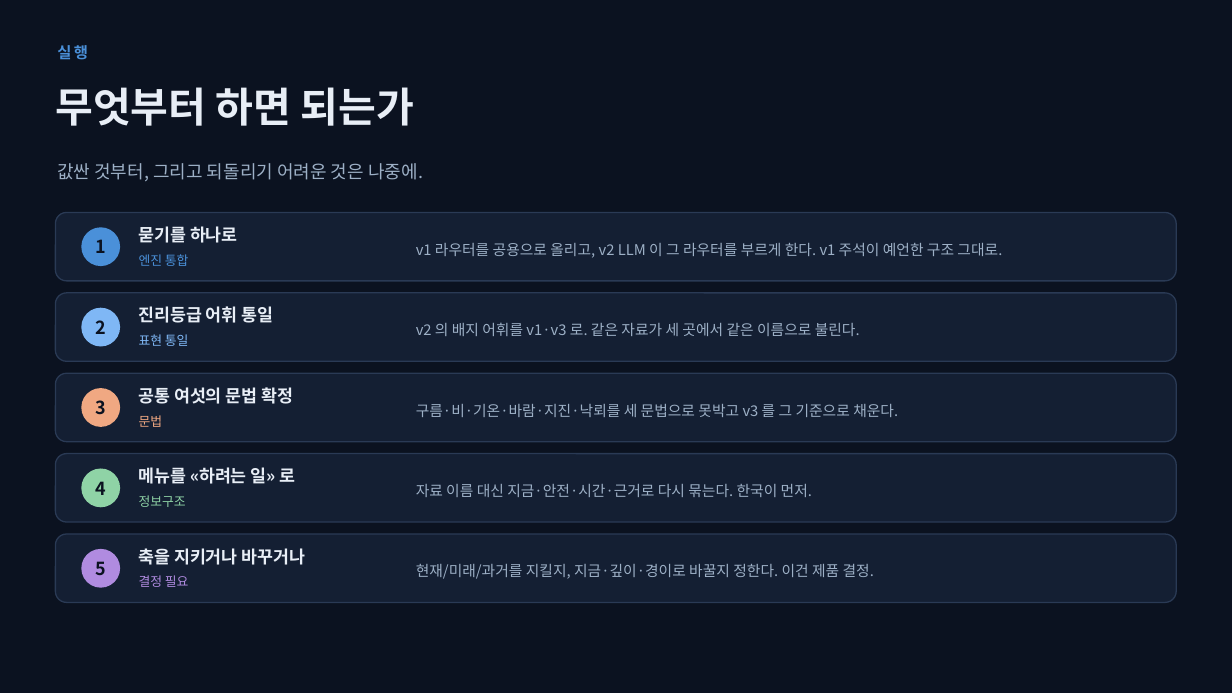
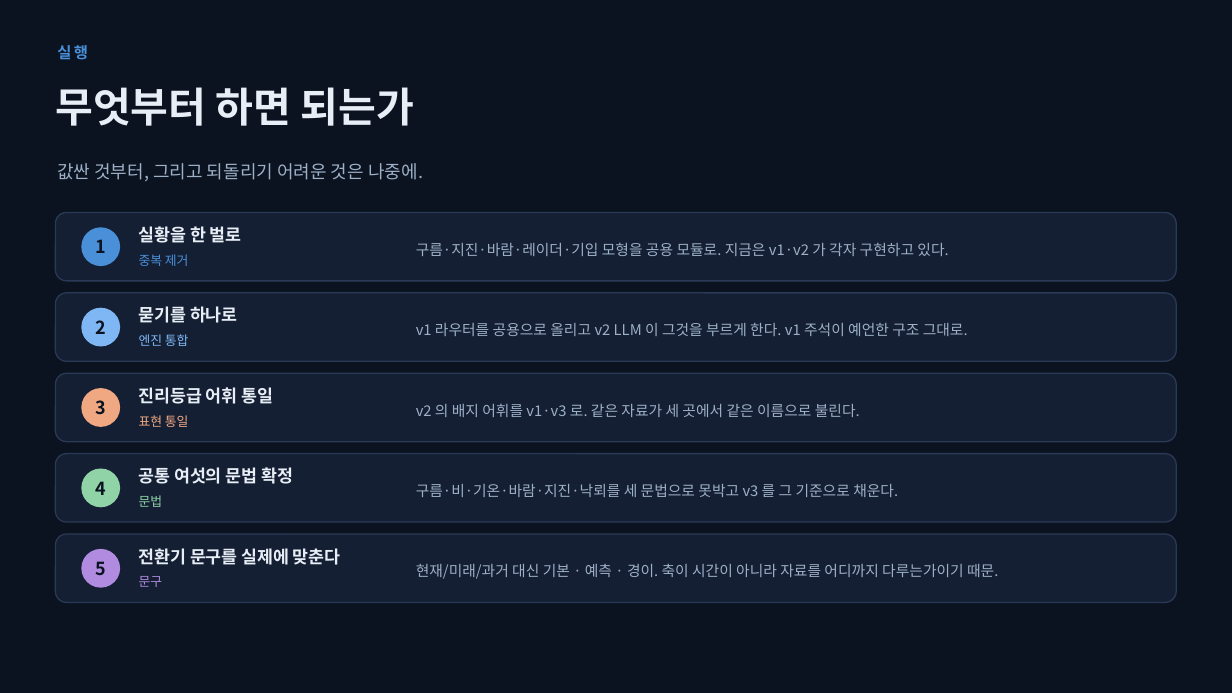
Before and after one commit to icegyul/earthus, a slide deck: slide 10 of docs/proposals/EARTHUS_세지구_메뉴통합제안_20260903.pptx. Drawn at 1232x693 pixels with LibreOffice and Linux fonts; fonts in the diff are those of the drawing. Boxes give left, top, right and bottom in pixels: in the first picture for what was removed or moved away, otherwise in the second. Text is boxed around its words. In the diff, an @@ line names an element or a change of style, - is before the commit and + after.

```diff
--- a/docs/proposals/EARTHUS_세지구_메뉴통합제안_20260903.pptx
+++ b/docs/proposals/EARTHUS_세지구_메뉴통합제안_20260903.pptx
@@ text added at box(139, 226, 242, 243), 13.5 pt, text #E8EEF6, bold @@
+실황을 한 벌로
@@ text added at box(139, 254, 189, 266), 10 pt, text #4A90D9 @@
+중복 제거
@@ text at box(416, 243, 948, 256): text changed @@
-v1 라우터를 공용으로 올리고, v2 LLM 이 그 라우터를 부르게 한다. v1 주석이 예언한 구조 그대로.
+구름·지진·바람·레이더·기입 모형을 공용 모듈로. 지금은 v1·v2 가 각자 구현하고 있다.
@@ text "엔진 통합" at box(139, 334, 189, 346): text colour #4A90D9 to #7FB7F5 @@
@@ text added at box(416, 323, 968, 336), 11.5 pt, text #9DB0C6 @@
+v1 라우터를 공용으로 올리고 v2 LLM 이 그것을 부르게 한다. v1 주석이 예언한 구조 그대로.
@@ text "표현 통일" at box(139, 415, 189, 427): text colour #7FB7F5 to #F0A882 @@
@@ 8 texts: place and size @@
-8 texts at box(139, 226, 898, 427)
+8 texts at box(139, 306, 898, 507)
@@ text removed at box(139, 467, 296, 484) @@
-메뉴를 «하려는 일» 로
@@ text "문법" at box(139, 495, 163, 507): text colour #F0A882 to #8FD3A6 @@
@@ text removed at box(139, 495, 186, 507) @@
-정보구조
@@ text removed at box(416, 484, 812, 497) @@
-자료 이름 대신 지금·안전·시간·근거로 다시 묶는다. 한국이 먼저.
@@ text at box(139, 548, 341, 565): text changed @@
-축을 지키거나 바꾸거나
+전환기 문구를 실제에 맞춘다
@@ text at box(416, 564, 998, 579): text changed @@
-현재/미래/과거를 지킬지, 지금·깊이·경이로 바꿀지 정한다. 이건 제품 결정.
+현재/미래/과거 대신 기본 · 예측 · 경이. 축이 시간이 아니라 자료를 어디까지 다루는가이기 때문.
@@ text at box(139, 576, 163, 587): text changed @@
-결정 필요
+문구
```
Also in this commit, not shown: 3 other slides changed, 1 slide added, 1 slide removed, 1 other file.
